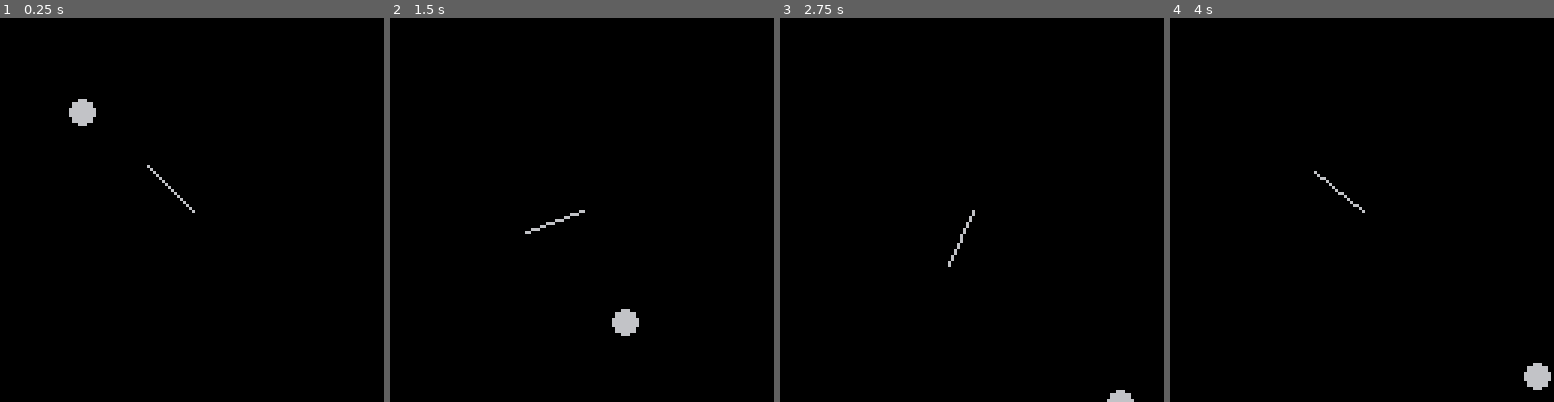
Above: before the commit, frames 1-4 (left to right).
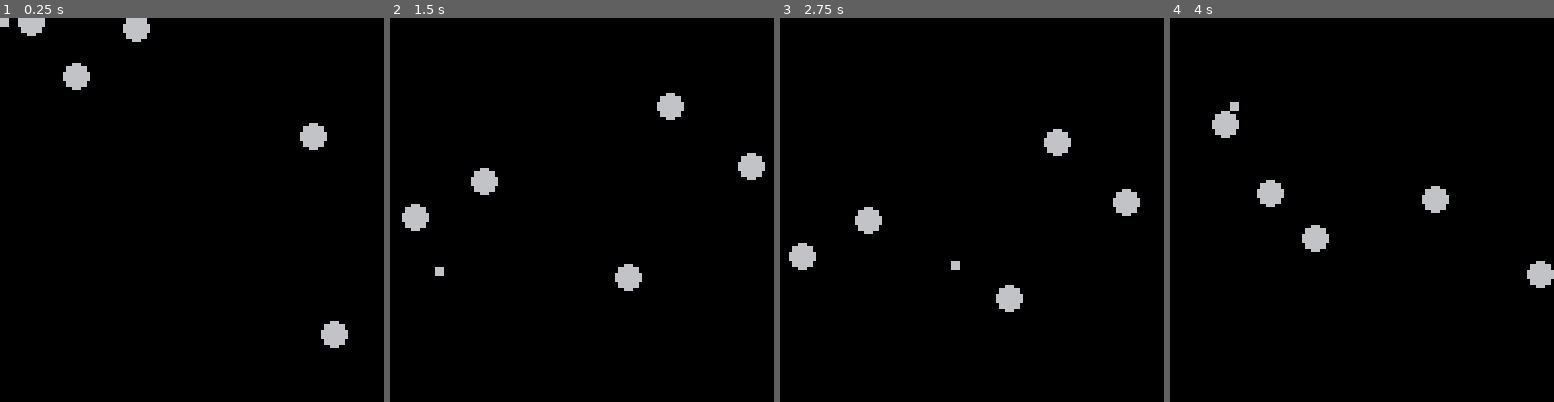
Above: after the commit, the same moments.

Repository: julioolvr/nature_of_code
Game: PICO-8 cartridge 1.vectors.p8
Same seed, same stepped clock (60 frames per second), same inputs: the game is played once before the commit and once after it.
Inputs (mouse positions are in pixels of both pictures, inside the frame that each line leads up to):
- Up to frame 1 (0.25 s): no input
- Up to frame 2 (1.5 s): click (670, 121) at 0.67 s; click (436, 267) at 1.22 s
- Up to frame 3 (2.75 s): click (887, 114) at 1.77 s; click (952, 259) at 2.32 s
- Up to frame 4 (4 s): click (1404, 106) at 2.87 s; click (1465, 256) at 3.42 s; click (1231, 102) at 3.97 s

The runs differ from the first frame. In frame 1, 2.3% of the frame differs, in the area x 0-91%, y 0-86%; in frame 2, 2.4%, in the area x 3-98%, y 19-83%; in frame 3, 2.2%; in frame 4, 2.4%.

Commit message:
Accelerate towards mouse

Diff:
--- a/1.vectors.p8
+++ b/1.vectors.p8
@@ -65,7 +65,8 @@
 --
 
 Mover = {
-  max_velocity = 10,
+  acceleration_scale = 0.01,
+  max_velocity = 5,
   position = Vector2:new{ x = 20, y = 20 },
   velocity = Vector2:new{ x = 0, y = 0 },
   acceleration = Vector2:new{ x = 0, y = 0 }
@@ -76,8 +77,19 @@
   return setmetatable(o or {}, self)
 end
 
+function Mover.random()
+  return Mover:new{
+    position = Vector2:new{ x = flr(rnd(LIMIT)), y = flr(rnd(LIMIT)) }
+  }
+end
+
 function Mover:update()
-  self.acceleration = Vector2:random()
+  local mouse_position = get_mouse_position()
+  self.acceleration = get_mouse_position()
+  self.acceleration:subtract(self.position)
+  local current_magnitude = self.acceleration:magnitude()
+  self.acceleration:normalize()
+  self.acceleration:mult(self.acceleration_scale * current_magnitude)
 
   self.velocity:add(self.acceleration)
   self.velocity:limit(self.max_velocity)
@@ -102,7 +114,13 @@
 velocity = Vector2:new{ x = 1, y = 2 }
 
 center = Vector2:new{ x = LIMIT / 2, y = LIMIT / 2 }
-ball = Mover:new()
+balls = {
+  Mover.random(),
+  Mover.random(),
+  Mover.random(),
+  Mover.random(),
+  Mover.random()
+}
 
 function _init()
   -- Enable devkit mode to read the mouse position
@@ -111,10 +129,15 @@
 
 function _draw()
   cls()
-  ball:update()
-  ball:check_edges()
-  ball:display()
-  draw_line()
+
+  for i=1, 5 do
+    local ball = balls[i]
+    ball:update()
+    ball:check_edges()
+    ball:display()
+  end
+
+  draw_mouse()
 end
 
 function move()
@@ -125,7 +148,7 @@
 end
 
 function draw_line()
-  local mouse_position = Vector2:new{ x = stat(32), y = stat(33) }
+  local mouse_position = get_mouse_position()
   mouse_position:subtract(center)
 
   mouse_position:normalize()
@@ -141,6 +164,15 @@
   )
 end
 
+function draw_mouse()
+  local mouse_position = get_mouse_position()
+  rectfill(mouse_position.x, mouse_position.y, mouse_position.x + 2, mouse_position.y + 2)
+end
+
+function get_mouse_position()
+  return Vector2:new{ x = stat(32), y = stat(33) }
+end
+
 function print_vec(name, vec)
   print(name .. " x: " .. vec.x .. " y: " .. vec.y)
 end
